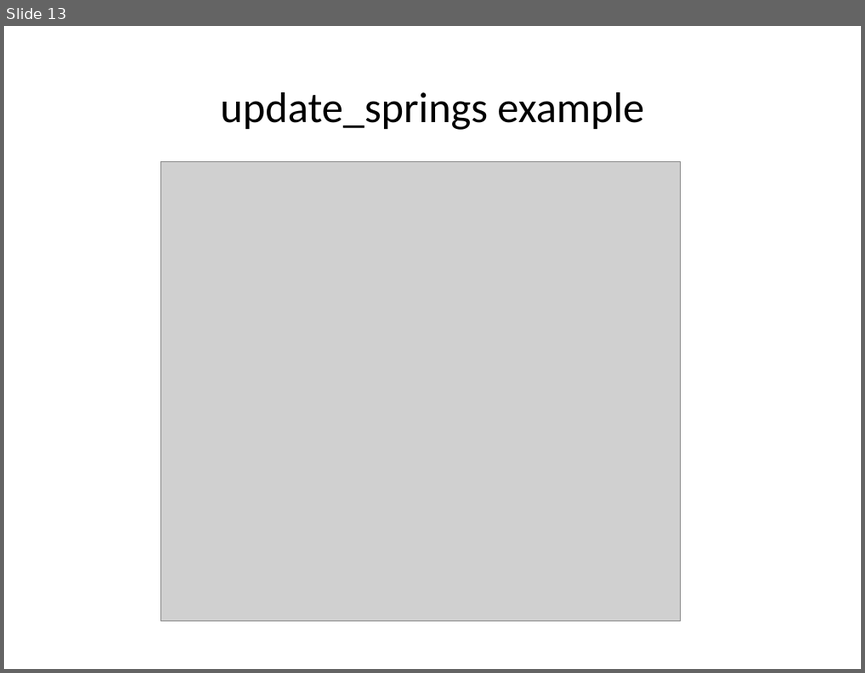
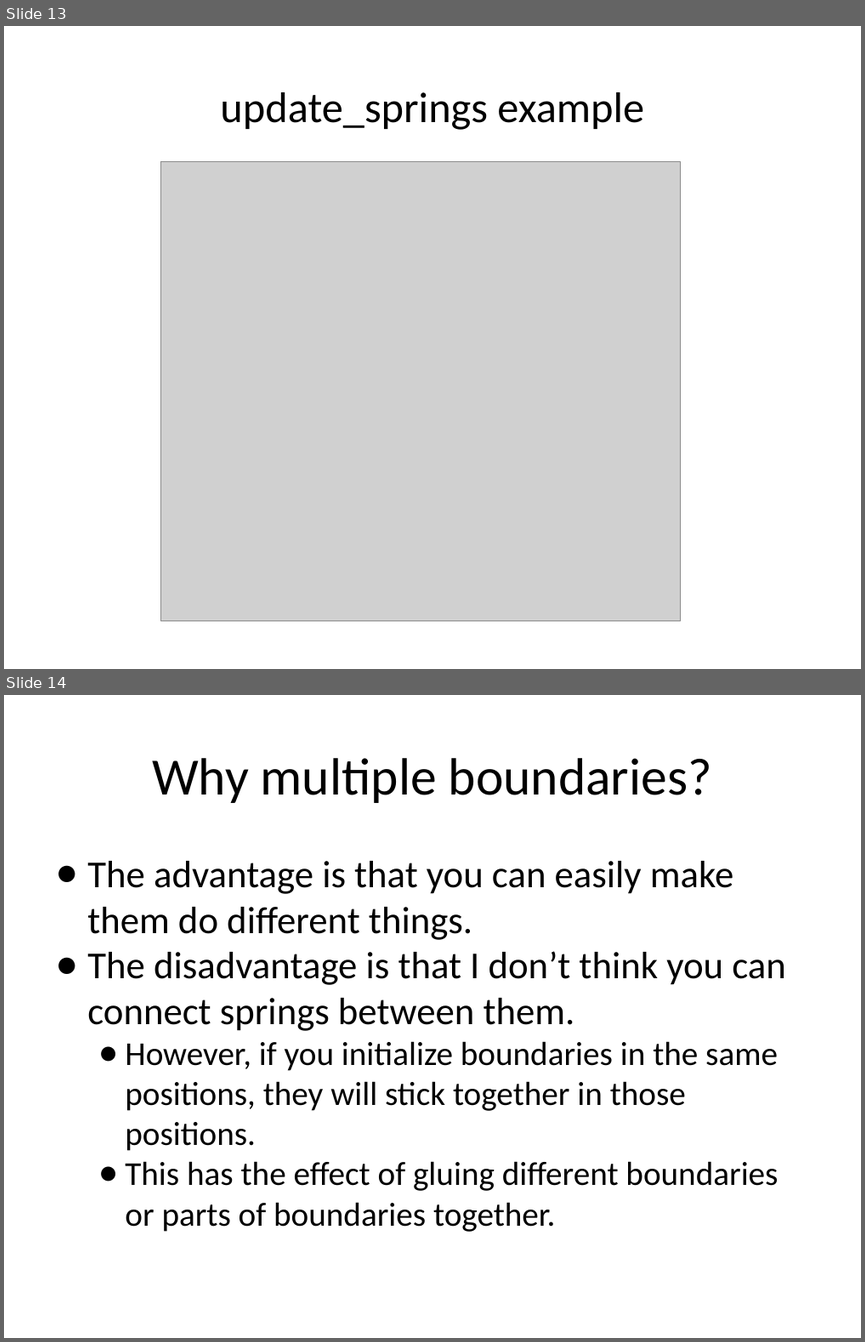
Before and after one commit to fairyflies9/IBAMR-Tutorials, a slide deck: IBAMR Lectures/Lecture 5 - IBAMR Tutorial_ Changing Target Positions and Springs.pptx. Shown one above the other, each under a label of ours: slide 13 before the commit, slides 13 and 14 after it. The pictures are 865x673 and 865x1342 pixels, drawn with LibreOffice and Linux fonts; fonts in the diff are those of the drawing; grey boxes stand for pictures. Boxes give left, top, right and bottom in pixels: in the first picture for what was removed or moved away, otherwise in the second. Text is boxed around its words. In the diff, an @@ line names an element or a change of style, - is before the commit and + after.

```diff
--- a/IBAMR Lectures/Lecture 5 - IBAMR Tutorial_ Changing Target Positions and Springs.pptx
+++ b/IBAMR Lectures/Lecture 5 - IBAMR Tutorial_ Changing Target Positions and Springs.pptx
@@ slide 14 added at (4,695,861,1338), background #FFFFFF @@
@@ title added at (152,758,712,803), 44 pt, text #000000 @@
+Why multiple boundaries?
@@ text added at (87,861,786,1231), 28 pt, text #000000 @@
+● The advantage is that you can easily make them do different things.
+● The disadvantage is that I don’t think you can connect springs between them.
+  ● However, if you initialize boundaries in the same positions, they will stick together in those positions.
+  ● This has the effect of gluing different boundaries or parts of boundaries together.
```
Also in this commit, not shown: 8 other slides added, 8 other files.
